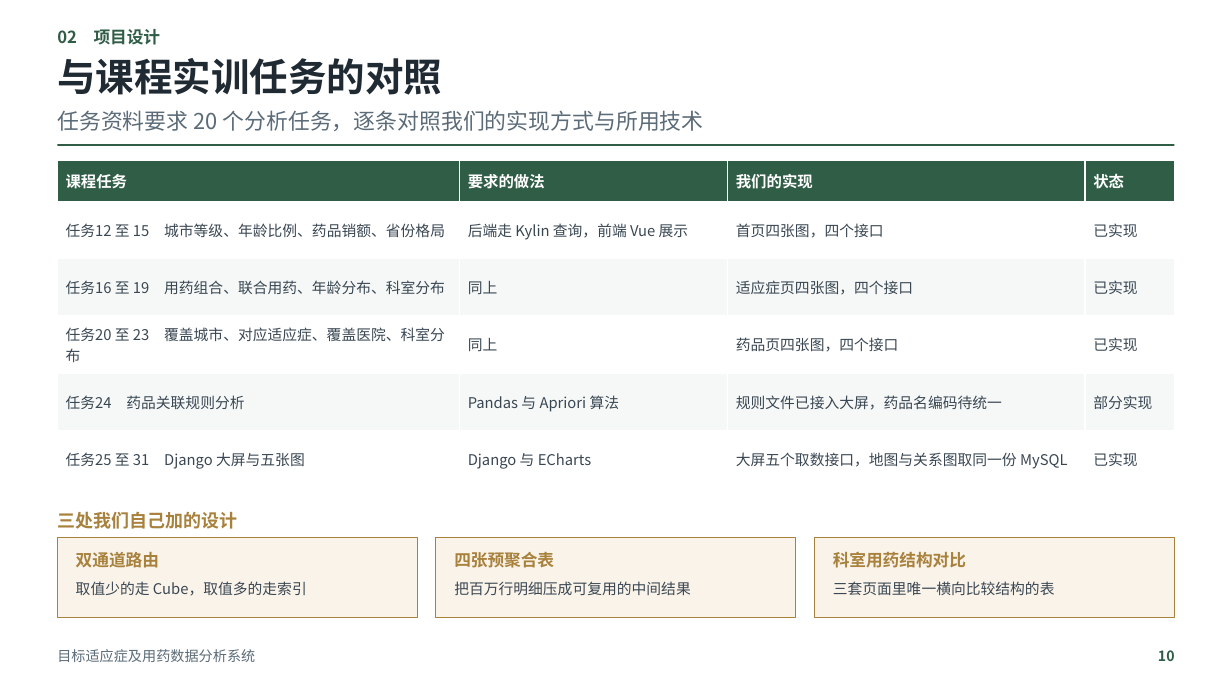
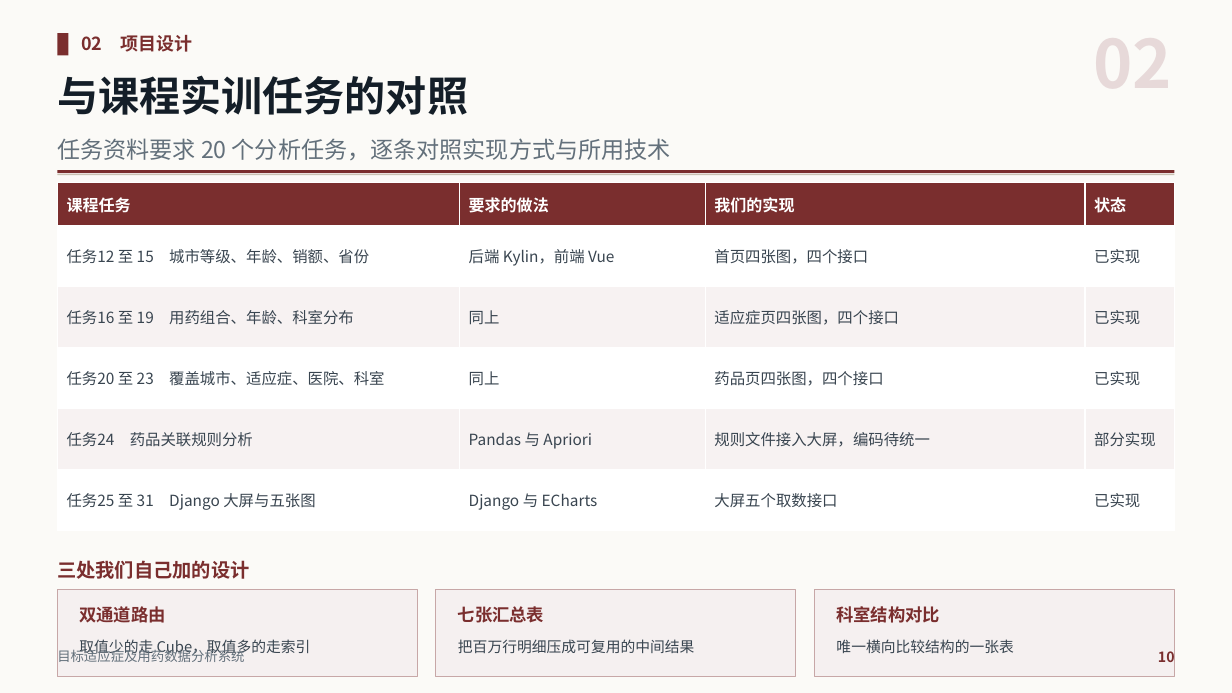
Before and after one commit to Jing-Zhan/medicine-analysis, a slide deck: slide 10 of docs/ppt/目标适应症及用药数据分析系统_汇报PPT.pptx. Drawn at 1232x693 pixels with LibreOffice and Linux fonts; fonts in the diff are those of the drawing. Boxes give left, top, right and bottom in pixels: in the first picture for what was removed or moved away, otherwise in the second. Text is boxed around its words. In the diff, an @@ line names an element or a change of style, - is before the commit and + after.

```diff
--- a/docs/ppt/目标适应症及用药数据分析系统_汇报PPT.pptx
+++ b/docs/ppt/目标适应症及用药数据分析系统_汇报PPT.pptx
@@ rectangle added at bbox=[0, 0, 1232, 693], fill #FBFAF7 @@
@@ text "02 项目设计": place and size @@
-text "02 项目设计" at bbox=[57, 29, 161, 45]
+text "02 项目设计" at bbox=[81, 35, 193, 52]
@@ text "02 项目设计" at bbox=[81, 35, 193, 52]: size 13 to 14 pt, text colour #2F5D46 to #7A2E2E; line spacing 1.14 to 1.16 @@
@@ rectangle added at bbox=[57, 33, 68, 55], fill #7A2E2E @@
@@ text "与课程实训任务的对照": place and size @@
-text "与课程实训任务的对照" at bbox=[57, 58, 442, 95]
+text "与课程实训任务的对照" at bbox=[57, 75, 468, 115]
@@ text "与课程实训任务的对照" at bbox=[57, 75, 468, 115]: size 30 to 32 pt, text colour #1F2A33 to #141E28; line spacing 1.14 to 1.16 @@
@@ text at bbox=[57, 138, 671, 160]: text changed; size 17 to 18 pt; text colour #5B6B78 to #63707B @@
-任务资料要求 20 个分析任务，逐条对照我们的实现方式与所用技术
+任务资料要求 20 个分析任务，逐条对照实现方式与所用技术
@@ rectangle: place and size @@
-rectangle at bbox=[57, 144, 1175, 146]
+rectangle at bbox=[57, 170, 1175, 174]
@@ rectangle at bbox=[57, 170, 1175, 174]: fill #2F5D46 to #7A2E2E @@
@@ rectangle: place and size @@
-rectangle at bbox=[57, 538, 418, 617]
+rectangle at bbox=[57, 175, 1175, 176]
@@ rectangle at bbox=[57, 175, 1175, 176]: fill #FAF3E9 to #C9C2B2; outline #A8813C 0.7 pt to none @@
@@ table at bbox=[57, 183, 1175, 531] @@
-row 2, column 1: 任务12 至 15 城市等级、年龄比例、药品销额、省份格局
+row 2, column 1: 任务12 至 15 城市等级、年龄、销额、省份
-row 2, column 2: 后端走 Kylin 查询，前端 Vue 展示
+row 2, column 2: 后端 Kylin，前端 Vue
-row 3, column 1: 任务16 至 19 用药组合、联合用药、年龄分布、科室分布
+row 3, column 1: 任务16 至 19 用药组合、年龄、科室分布
-row 4, column 1: 任务20 至 23 覆盖城市、对应适应症、覆盖医院、科室分布
+row 4, column 1: 任务20 至 23 覆盖城市、适应症、医院、科室
-row 5, column 2: Pandas 与 Apriori 算法
+row 5, column 2: Pandas 与 Apriori
-row 5, column 3: 规则文件已接入大屏，药品名编码待统一
+row 5, column 3: 规则文件接入大屏，编码待统一
-row 6, column 3: 大屏五个取数接口，地图与关系图取同一份 MySQL
+row 6, column 3: 大屏五个取数接口
@@ fill #2F5D46 to #7A2E2E in row 1 @@
@@ fill #F5F8F6 to #F7F2F2 in 8 cells @@
@@ size 12 to 12.5 pt in "课程任务", "要求的做法", "我们的实现", "状态" @@
@@ size 11.5 to 12 pt, text colour #3A4753 to #394550 in "首页四张图，四个接口", "已实现", "同上", "适应症页四张图，四个接口" and 9 more places @@
@@ table: place and size @@
-table at bbox=[57, 161, 1175, 488]
+table at bbox=[57, 183, 1175, 531]
@@ text "三处我们自己加的设计": place and size @@
-text "三处我们自己加的设计" at bbox=[57, 511, 237, 529]
+text "三处我们自己加的设计" at bbox=[57, 560, 249, 579]
@@ text "三处我们自己加的设计" at bbox=[57, 560, 249, 579]: size 14 to 15 pt, text colour #A8813C to #7A2E2E; line spacing 1.14 to 1.16 @@
@@ rectangle: place and size @@
-rectangle at bbox=[436, 538, 797, 617]
+rectangle at bbox=[57, 590, 418, 677]
@@ rectangle at bbox=[57, 590, 418, 677]: fill #FAF3E9 to #F5F0F0; outline #A8813C 0.7 pt to #C7A7A7 0.9 pt @@
@@ rectangle at bbox=[436, 590, 797, 677]: fill #FAF3E9 to #F5F0F0; outline #A8813C 0.7 pt to #C7A7A7 0.9 pt @@
@@ rectangle: place and size @@
-rectangle at bbox=[814, 538, 1175, 617]
+rectangle at bbox=[436, 590, 797, 677]
@@ rectangle added at bbox=[814, 590, 1175, 677], fill #F5F0F0, outline #C7A7A7 0.9 pt @@
@@ text "双通道路由" at bbox=[79, 606, 165, 623]: size 13 to 13.5 pt, text colour #A8813C to #7A2E2E; line spacing 1.14 to 1.16 @@
@@ text at bbox=[458, 606, 544, 623]: text changed; size 13 to 13.5 pt; text colour #A8813C to #7A2E2E @@
-四张预聚合表
+七张汇总表
@@ text at bbox=[836, 606, 939, 623]: text changed; size 13 to 13.5 pt; text colour #A8813C to #7A2E2E @@
-科室用药结构对比
+科室结构对比
@@ text "目标适应症及用药数据分析系统" at bbox=[57, 647, 244, 665]: size 11 to 10.5 pt, text colour #5B6B78 to #63707B; line spacing 1.14 to 1.16 @@
@@ text "取值少的走 Cube，取值多的走索引" at bbox=[79, 639, 311, 656]: text colour #3A4753 to #394550 @@
@@ 3 texts: place and size @@
-3 texts at bbox=[76, 552, 691, 596]
+3 texts at bbox=[79, 606, 695, 656]
@@ text "把百万行明细压成可复用的中间结果" at bbox=[458, 639, 695, 654]: text colour #3A4753 to #394550 @@
@@ text at bbox=[836, 639, 1013, 653]: text changed; text colour #3A4753 to #394550 @@
-三套页面里唯一横向比较结构的表
+唯一横向比较结构的一张表
@@ text "10" at bbox=[1158, 648, 1175, 666]: text colour #2F5D46 to #7A2E2E; line spacing 1.14 to 1.16 @@
```
Also in this commit, not shown: 25 other slides changed, 5 other files.
